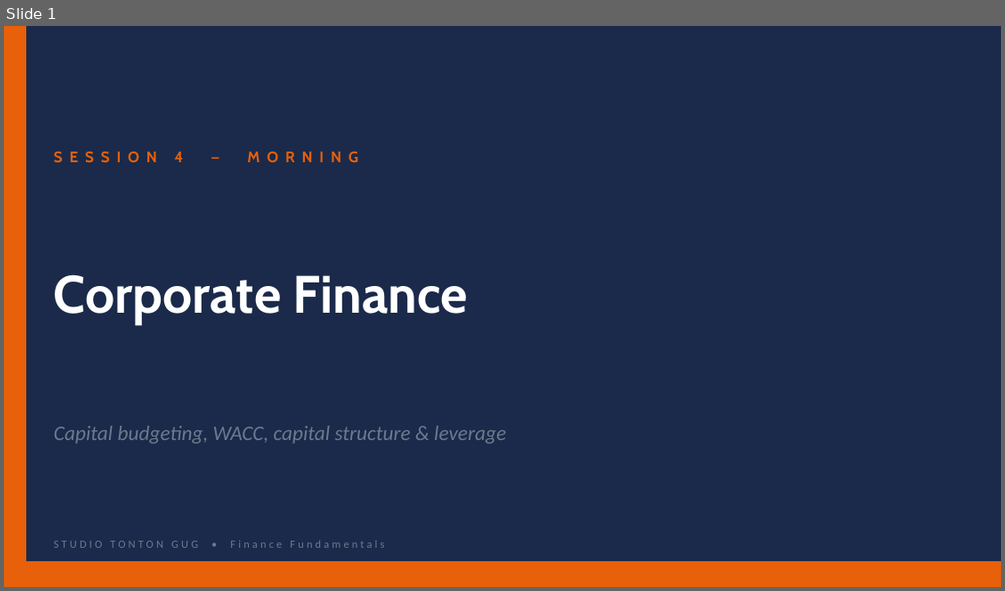
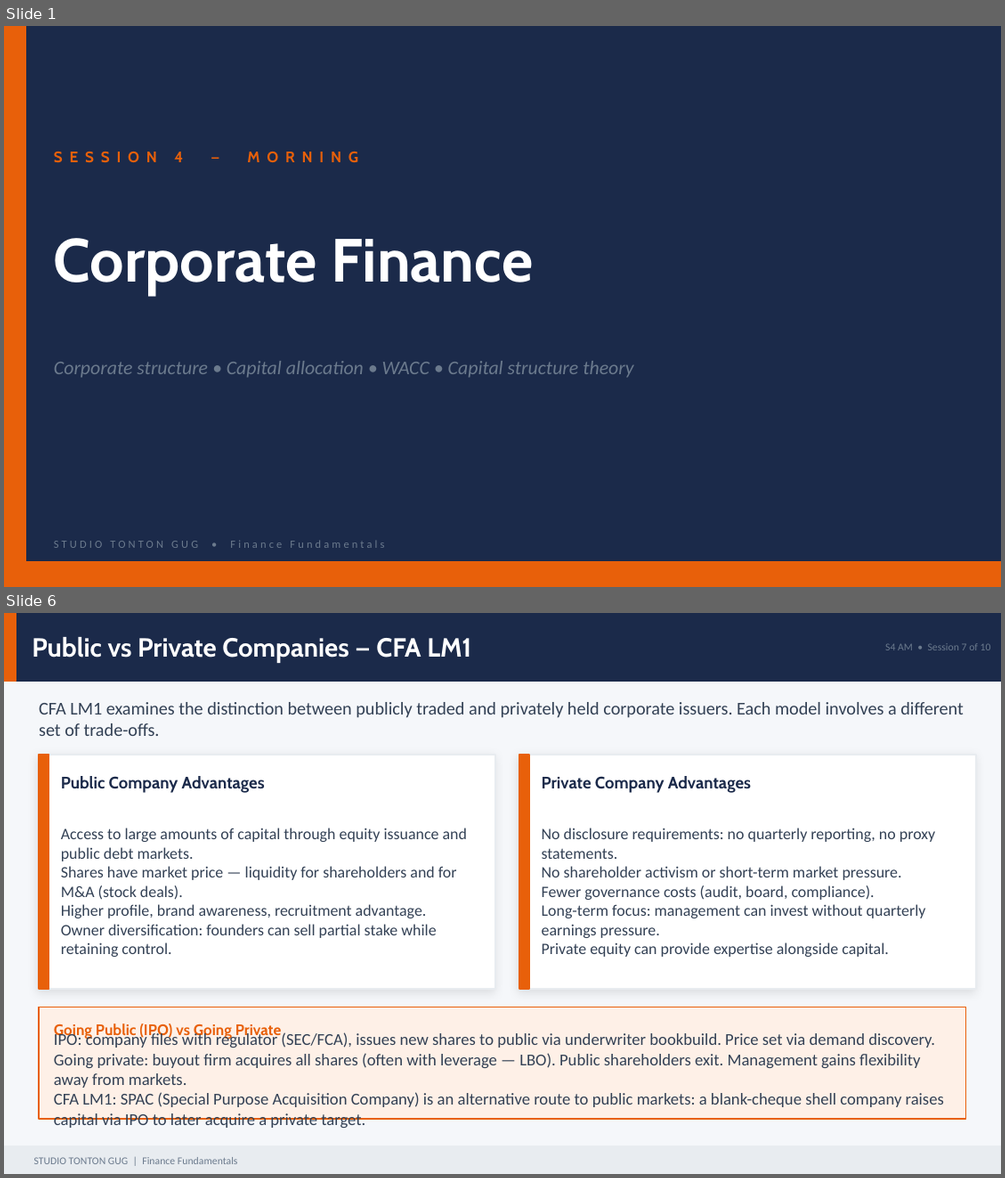
Before and after one commit to Gug4ever/Tonton_Gug_Studio, a slide deck: assets/finance/S07_Corporate_Finance.pptx. Shown one above the other, each under a label of ours: slide 1 before the commit, slides 1 and 6 after it; the slides between them are not shown. The pictures are 1005x591 and 1005x1178 pixels, drawn with LibreOffice and Linux fonts; fonts in the diff are those of the drawing. Boxes give left, top, right and bottom in pixels: in the first picture for what was removed or moved away, otherwise in the second. Text is boxed around its words. In the diff, an @@ line names an element or a change of style, - is before the commit and + after.

```diff
--- a/assets/finance/S07_Corporate_Finance.pptx
+++ b/assets/finance/S07_Corporate_Finance.pptx
@@ slide 6 added at (4, 613, 1001, 1174), background #F5F7FA @@
@@ rectangle added at (4, 613, 1001, 681), fill #1B2A4A, outline #1B2A4A 1 pt @@
@@ rectangle added at (4, 613, 16, 681), fill #E8600A, outline #E8600A 1 pt @@
@@ text added at (32, 637, 471, 663), 19 pt, text #FFFFFF, bold @@
+Public vs Private Companies — CFA LM1
@@ text added at (885, 643, 991, 650), 7.5 pt, text #6B7A8D @@
+S4 AM • Session 7 of 10
@@ text added at (39, 702, 963, 736), 13 pt, text #334155 @@
+CFA LM1 examines the distinction between publicly traded and privately held corporate issuers. Each model involves a different set of trade-offs.
@@ rectangle added at (39, 755, 495, 989), fill #FFFFFF, outline #E8ECF0 1 pt @@
@@ rectangle added at (39, 755, 48, 989), fill #E8600A, outline #E8600A 1 pt @@
@@ rectangle added at (519, 755, 976, 989), fill #FFFFFF, outline #E8ECF0 1 pt @@
@@ rectangle added at (519, 755, 529, 989), fill #E8600A, outline #E8600A 1 pt @@
@@ text added at (61, 776, 265, 793), 12 pt, text #1B2A4A, bold @@
+Public Company Advantages
@@ text added at (542, 776, 751, 793), 12 pt, text #1B2A4A, bold @@
+Private Company Advantages
@@ text added at (61, 827, 467, 957), 11.5 pt, text #334155 @@
+Access to large amounts of capital through equity issuance and public debt markets.
+Shares have market price — liquidity for shareholders and for M&A (stock deals).
+Higher profile, brand awareness, recruitment advantage.
+Owner diversification: founders can sell partial stake while retaining control.
@@ text added at (542, 827, 935, 957), 11.5 pt, text #334155 @@
+No disclosure requirements: no quarterly reporting, no proxy statements.
+No shareholder activism or short-term market pressure.
+Fewer governance costs (audit, board, compliance).
+Long-term focus: management can invest without quarterly earnings pressure.
+Private equity can provide expertise alongside capital.
@@ rectangle added at (39, 1006, 966, 1119), fill #FEF0E7, outline #E8600A 1 pt @@
@@ text added at (54, 1023, 282, 1039), 11 pt, text #E8600A, bold @@
+Going Public (IPO) vs Going Private
@@ text added at (54, 1031, 944, 1127), 12 pt, text #334155 @@
+IPO: company files with regulator (SEC/FCA), issues new shares to public via underwriter bookbuild. Price set via demand discovery.
+Going private: buyout firm acquires all shares (often with leverage — LBO). Public shareholders exit. Management gains flexibility away from markets.
+CFA LM1: SPAC (Special Purpose Acquisition Company) is an alternative route to public markets: a blank-cheque shell company raises capital via IPO to later acquire a private target.
@@ rectangle added at (4, 1146, 1001, 1174), fill #E8ECF0, outline #E8ECF0 1 pt @@
@@ text added at (34, 1157, 238, 1164), 7.5 pt, text #6B7A8D @@
+STUDIO TONTON GUG | Finance Fundamentals
@@ slide 1 changed as well @@
@@ text "Corporate Finance" at (54, 238, 533, 295): size 38 to 44 pt @@
@@ text at (54, 361, 633, 378): text changed; size 15 to 14 pt @@
-Capital budgeting, WACC, capital structure & leverage
+Corporate structure • Capital allocation • WACC • Capital structure theory
```
Also in this commit, not shown: 35 other slides added, 8 slides removed, 23 other files.
